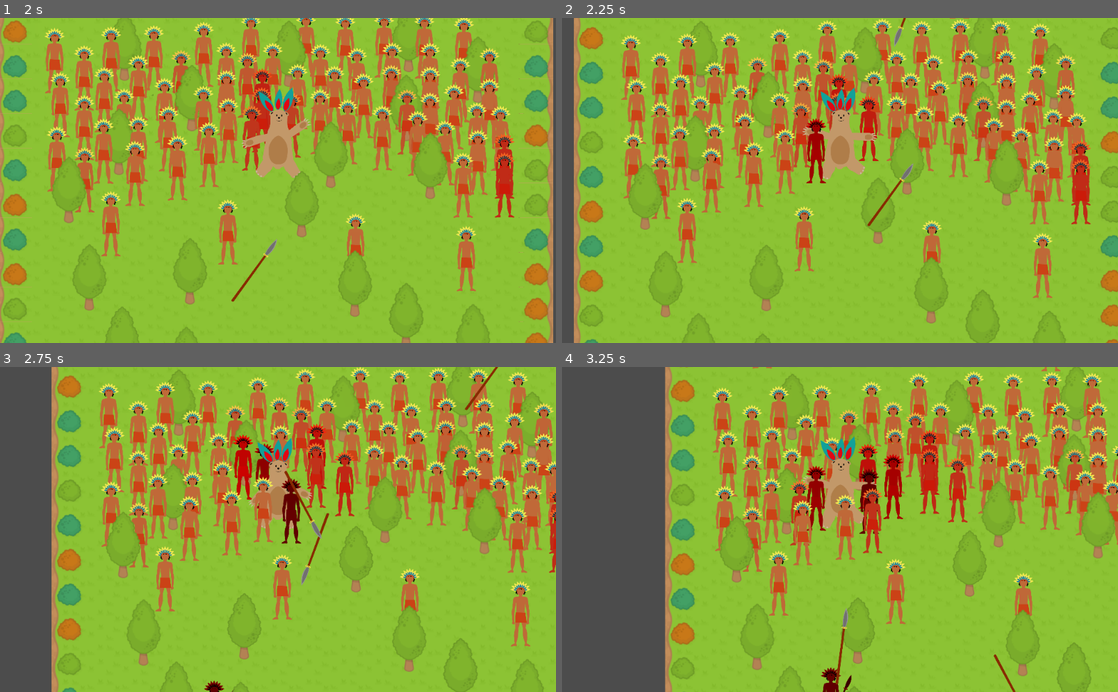
Above: before the commit, frames 1-4 (two rows, left to right).
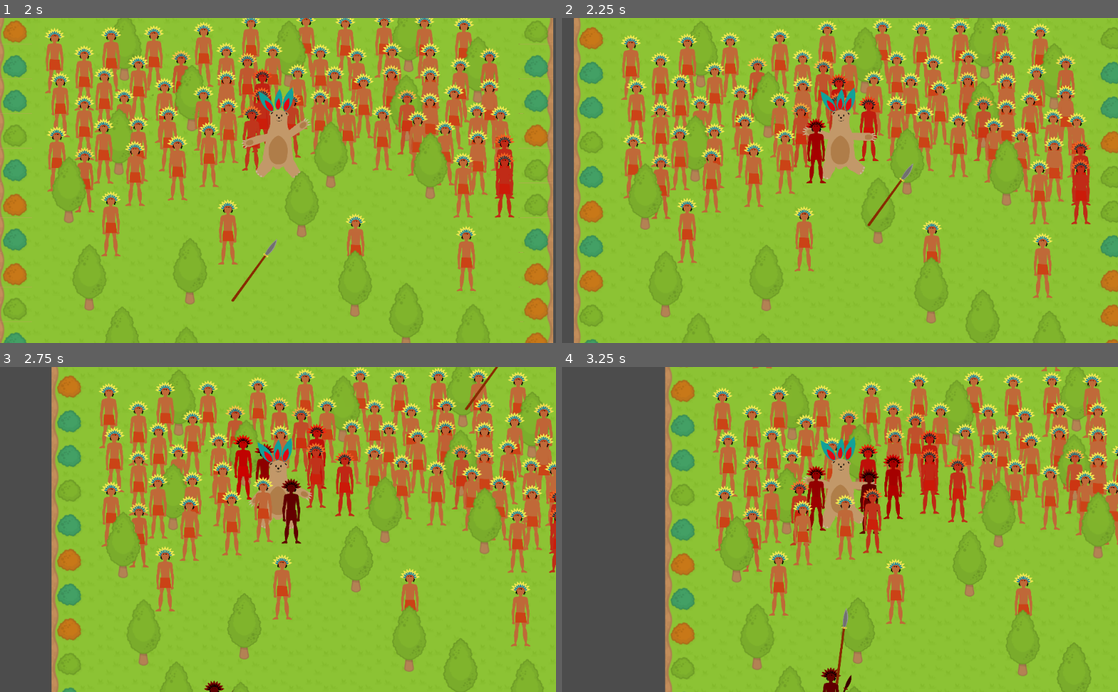
Above: after the commit, the same moments.

Repository: lendroit/welcome_thomas
Game: Godot game, scene res://World.tscn
Same seed, same stepped clock (60 frames per second), same inputs: the game is played once before the commit and once after it.
Inputs:
- Up to frame 1 (2 s): tap Enter (ui_accept) at 0.5, 0.77, 1.52 s; hold Up (ui_up) from 0.53 s (still down)
- Up to frame 2 (2.25 s): release Up (ui_up) at 2.03 s; hold Left (ui_left) from 2.03 s (still down)
- Up to frame 3 (2.75 s): keep holding Left (ui_left)
- Up to frame 4 (3.25 s): keep holding Left (ui_left); tap Enter (ui_accept) at 3.02 s

Frame 1 is identical in both runs. In frame 2, less than 0.1% of the frame differs, in the area x 59-62%, y 0-9%; in frame 3, 0.3%, in the area x 51-60%, y 31-68%; in frame 4, less than 0.1%.

Commit message:
feature: Guards throw spear only if they are angry

Diff:
--- a/Mayan/Guard.gd
+++ b/Mayan/Guard.gd
@@ -14,8 +14,9 @@
 
 
 func _timeout():
-	throw_spear()
-	print("Timed out!")
+	if angriness > MAX_ANGRINESS_BEFORE_ITS_TOO_LATE:
+		throw_spear()
+
 
 
 func _ready():
